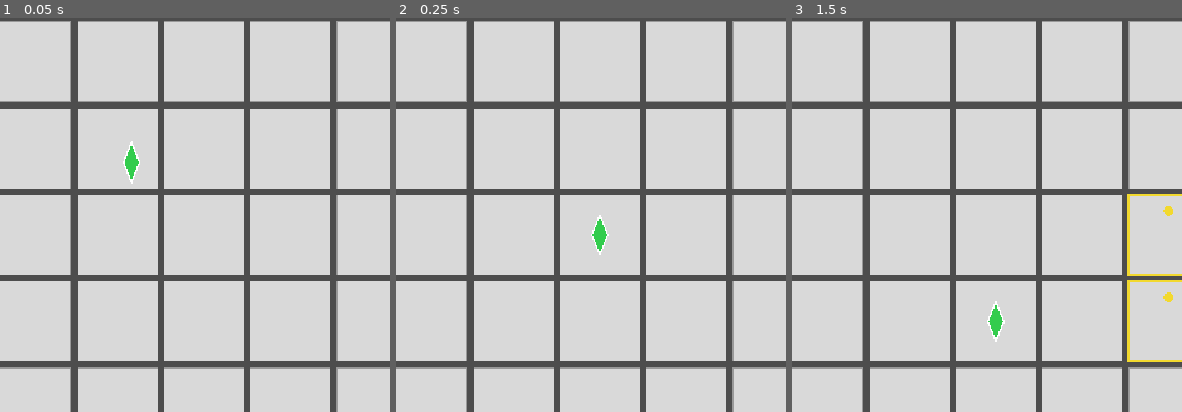
Above: before the commit, frames 1-3 (left to right).
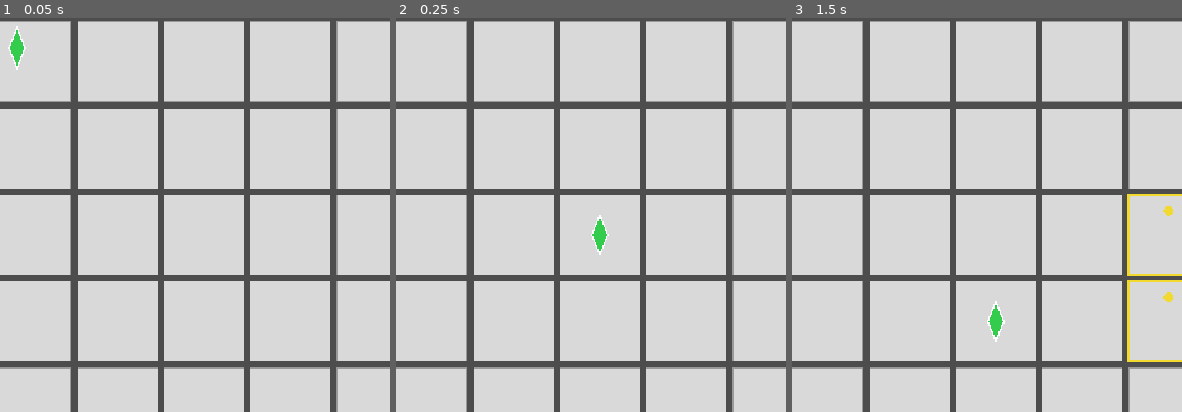
Above: after the commit, the same moments.

Repository: Periodev/DIR
Game: Godot game, scene res://main.tscn
The game is run twice, just before and just after one commit, with the same random seed, the same clock (stepped at 60 frames per second) and the same inputs.
Inputs:
- Up to frame 1 (0.05 s): no input
- Up to frame 2 (0.25 s): no input
- Up to frame 3 (1.5 s): tap Enter at 0.5 s; hold Right 0.53-1.28 s; tap R at 0.6 s; tap Space at 0.77, 1.25 s; hold Down from 1.28 s (still down); tap X at 1.35 s
The pictures show only the part of the screen within x 24-74%, y 22-72%; the shares and areas given below are measured in that part.

The runs differ from the first frame. In frame 1, 0.5% of the frame differs, in the area x 2-36%, y 2-43%; in frame 2, nothing differs; in frame 3, nothing differs.

Commit message:
Personalise movement animations per character
- EXE: 4-phase heavy dash (anticipation 0.05s, lock 0.02s, EXPO EASE_IN
  burst 0.08s, hard stop 0.02s) with coil scale compress; regular diamond
  shape (equal 44x44 diagonals)
- PLN: clean EXPO EASE_OUT cut to position in 0.07s, no deformation
- COR/GRD: CUBIC EASE_IN_OUT smooth slide, 0.16s

Co-Authored-By: Claude Sonnet 4.6 <noreply@anthropic.com>

Diff:
--- a/DIR/godot_project/scripts/Player.gd
+++ b/DIR/godot_project/scripts/Player.gd
@@ -14,6 +14,17 @@
 func _draw() -> void:
 	var points: PackedVector2Array
 	match character_shape:
+		"circle":
+			draw_circle(Vector2.ZERO, 22.0, character_color)
+			draw_arc(Vector2.ZERO, 22.0, 0.0, TAU, 32, Color.WHITE, 2.0)
+			return
+		"diamond":
+			points = PackedVector2Array([
+				Vector2(0, -22),
+				Vector2(22, 0),
+				Vector2(0, 22),
+				Vector2(-22, 0),
+			])
 		"pentagon":
 			points = _make_polygon(5, 20.0, -PI / 2.0)
 		"hexagon":
@@ -41,9 +52,35 @@
 func play_move(from_pos: Vector2) -> void:
 	var to_pos := position          # already set by Board
 	position = from_pos             # snap back to start
-	var tw := create_tween()
-	tw.tween_property(self, "position", to_pos, 0.12)\
-	  .set_trans(Tween.TRANS_QUAD).set_ease(Tween.EASE_OUT)
+	match character_name:
+		"EXE":
+			# [1] Anticipation 0.05s — coil: compress scale, hold position
+			# [2] Lock         0.02s — freeze before release
+			# [3] Dash         0.08s — EASE_IN burst, no deform, heavy object launched
+			# [4] Hard stop    0.02s — single minimal settle, nearly no bounce
+			var dir := (to_pos - from_pos).normalized()
+			var tw := create_tween()
+			tw.tween_interval(0.07)
+			tw.tween_property(self, "position", to_pos, 0.08)\
+			  .set_trans(Tween.TRANS_EXPO).set_ease(Tween.EASE_IN)
+			tw.tween_property(self, "position", to_pos + dir * 3.0, 0.01)\
+			  .set_trans(Tween.TRANS_QUAD).set_ease(Tween.EASE_OUT)
+			tw.tween_property(self, "position", to_pos, 0.01)\
+			  .set_trans(Tween.TRANS_QUAD).set_ease(Tween.EASE_IN)
+			var tw2 := create_tween()
+			tw2.tween_property(self, "scale", Vector2(0.88, 0.85), 0.05)\
+			   .set_trans(Tween.TRANS_QUAD).set_ease(Tween.EASE_OUT)
+			tw2.tween_interval(0.02)
+			tw2.tween_property(self, "scale", Vector2(1.0, 1.0), 0.02)\
+			   .set_trans(Tween.TRANS_LINEAR)
+		"PLN":
+			var tw := create_tween()
+			tw.tween_property(self, "position", to_pos, 0.07)\
+			  .set_trans(Tween.TRANS_EXPO).set_ease(Tween.EASE_OUT)
+		_:  # COR, GRD, and others
+			var tw := create_tween()
+			tw.tween_property(self, "position", to_pos, 0.16)\
+			  .set_trans(Tween.TRANS_CUBIC).set_ease(Tween.EASE_IN_OUT)
 
 func play_attack(dir: int, success: bool) -> void:
 	var dv: Vector2i = CharacterData.DIR_VECTOR[dir]
